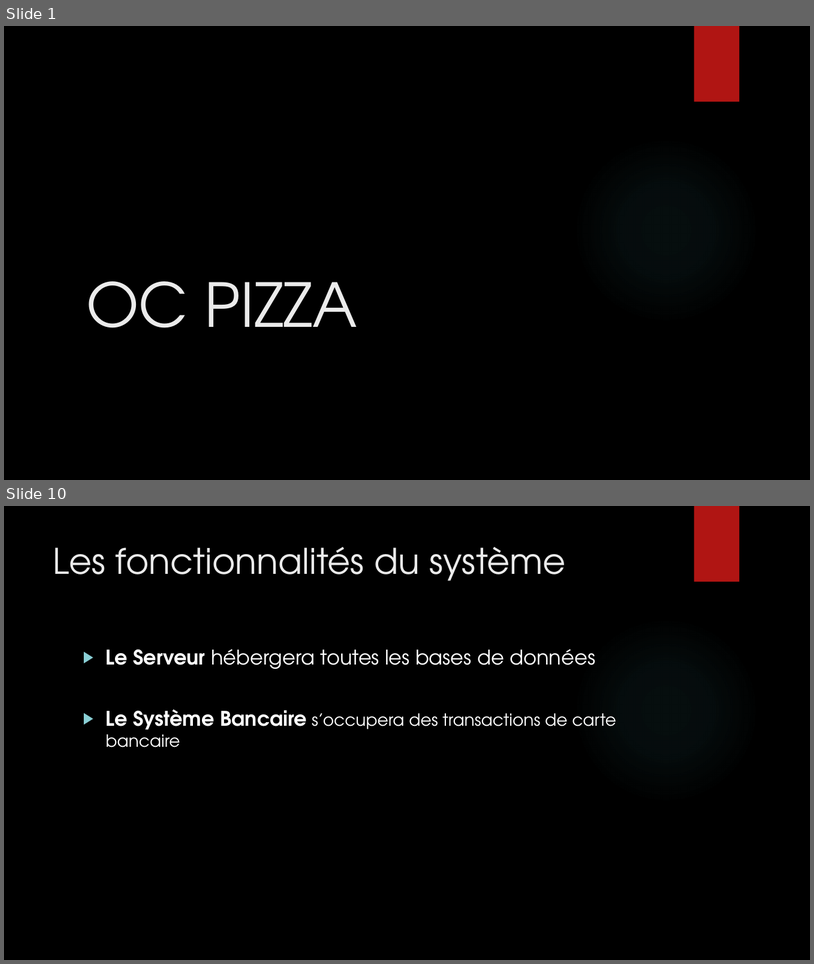
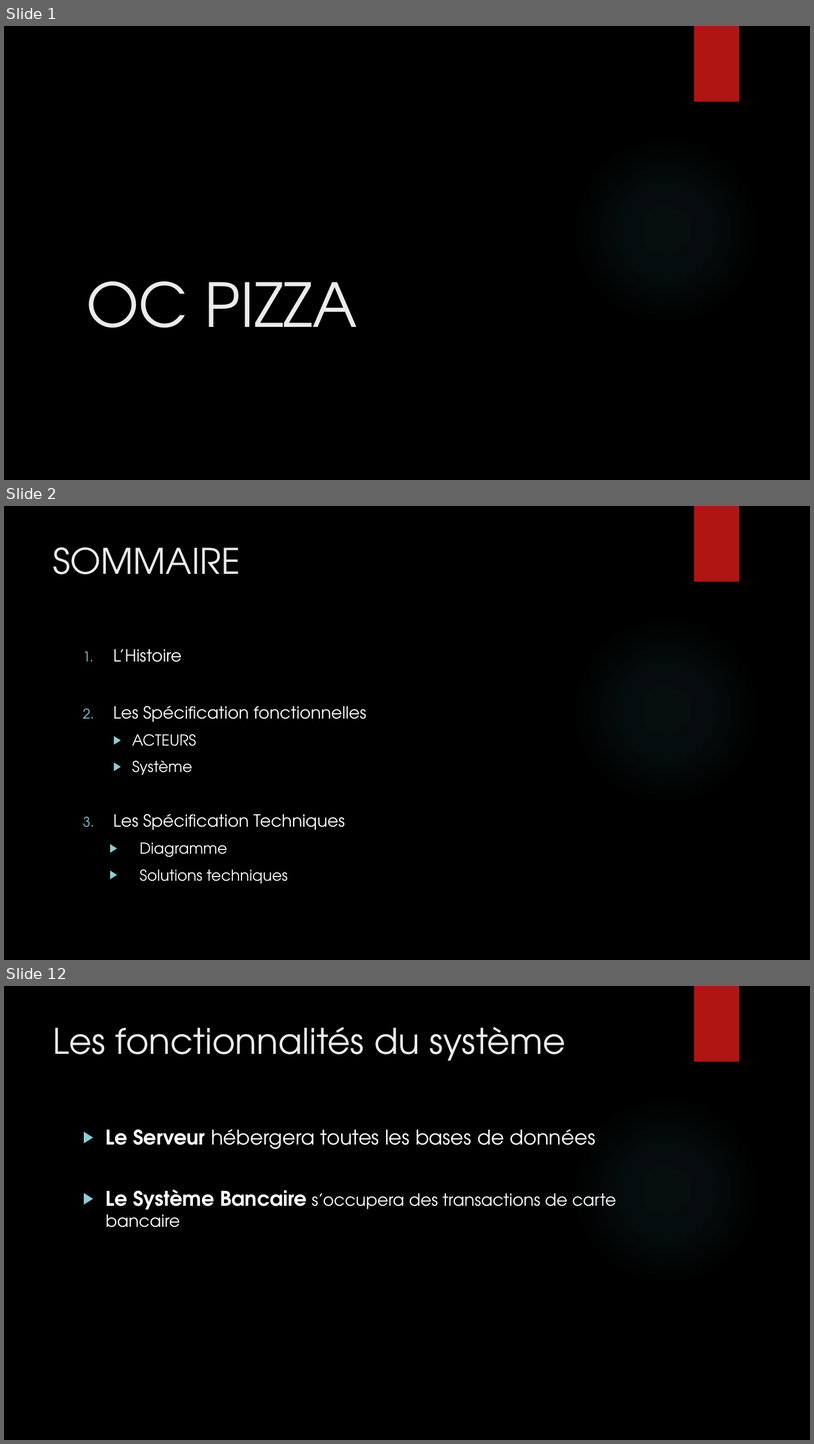
Before and after one commit to delattr/oc-pizza, a slide deck: OC PIZZA presentation.pptx. Shown one above the other, each under a label of ours: slides 1 and 10 before the commit, slides 1, 2 and 12 after it; the slides between them are not shown. The pictures are 814x964 and 814x1444 pixels, drawn with LibreOffice and Linux fonts; fonts in the diff are those of the drawing; background and template pictures are left out. Boxes give left, top, right and bottom in pixels: in the first picture for what was removed or moved away, otherwise in the second. Text is boxed around its words. In the diff, an @@ line names an element or a change of style, - is before the commit and + after.

```diff
--- a/OC PIZZA presentation.pptx
+++ b/OC PIZZA presentation.pptx
@@ slide 2 added at (4, 506, 810, 960), background picture (left out); not listed: 2 template elements that a slide beside it also shows @@
@@ title added at (53, 547, 240, 574), 42 pt, text #EBEBEB @@
+SOMMAIRE
@@ text added at (113, 649, 366, 883), 20 pt, text #FFFFFF @@
+1. L’Histoire
+2. Les Spécification fonctionnelles
+  ▶ ACTEURS
+  ▶ Système
+3. Les Spécification Techniques
+  ▶ Diagramme
+  ▶ Solutions techniques
@@ what was slide 10 is now slide 12 @@
```
Also in this commit, not shown: 10 slides changed, 2 other slides added.
